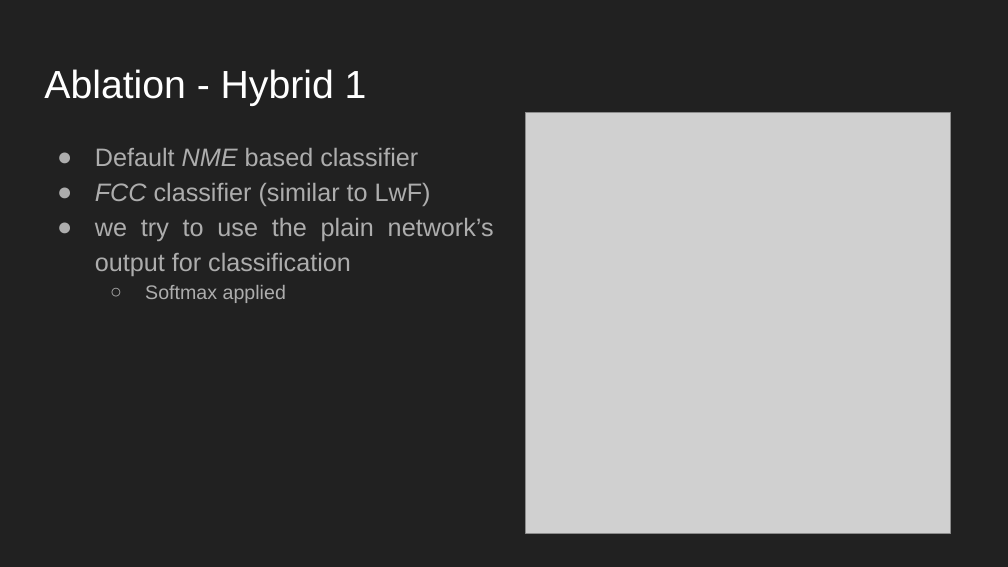
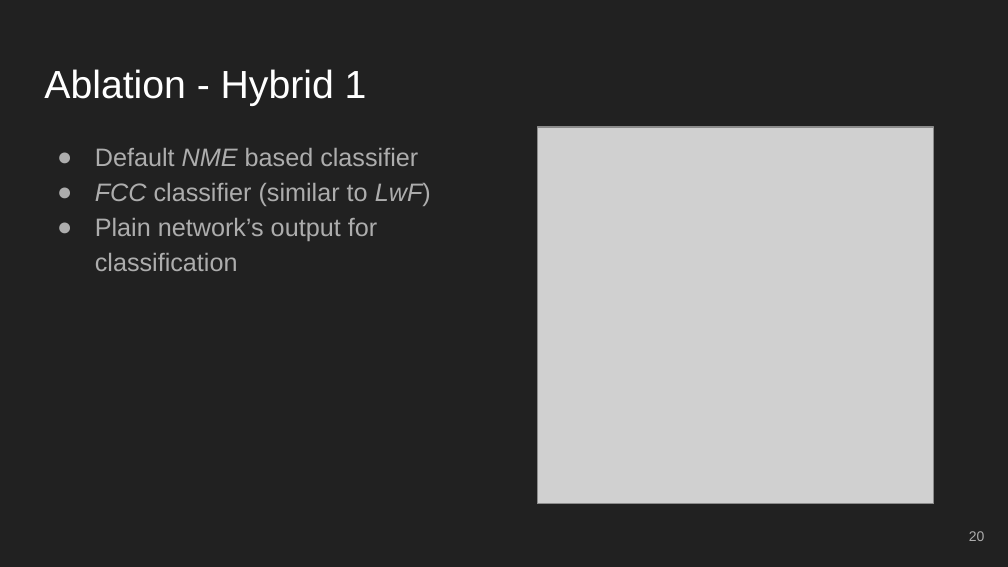
Before and after one commit to danielegenta/Progetto-MLDL, a slide deck: slide 20 of Report/Slides/MLDL_slides.pptx (slide 21 before the commit). Drawn at 1008x567 pixels with LibreOffice and Linux fonts; fonts in the diff are those of the drawing; grey boxes stand for pictures. Boxes give left, top, right and bottom in pixels: in the first picture for what was removed or moved away, otherwise in the second. Text is boxed around its words. In the diff, an @@ line names an element or a change of style, - is before the commit and + after.

```diff
--- a/Report/Slides/MLDL_slides.pptx
+++ b/Report/Slides/MLDL_slides.pptx
@@ text at (95,148,431,206): italic on in "LwF)"; alignment justified to left @@
@@ picture: place and size @@
-picture at (526,112,951,533)
+picture at (537,127,934,504)
@@ text at (95,218,377,271): text changed @@
-● we try to use the plain network’s output for classification
-  ○ Softmax applied
+● Plain network’s output for classification
@@ page number added at (969,531,985,541), 10 pt, text #ADADAD @@
+20
```
Also in this commit, not shown: 33 other slides changed, 1 slide added, 1 slide removed.
